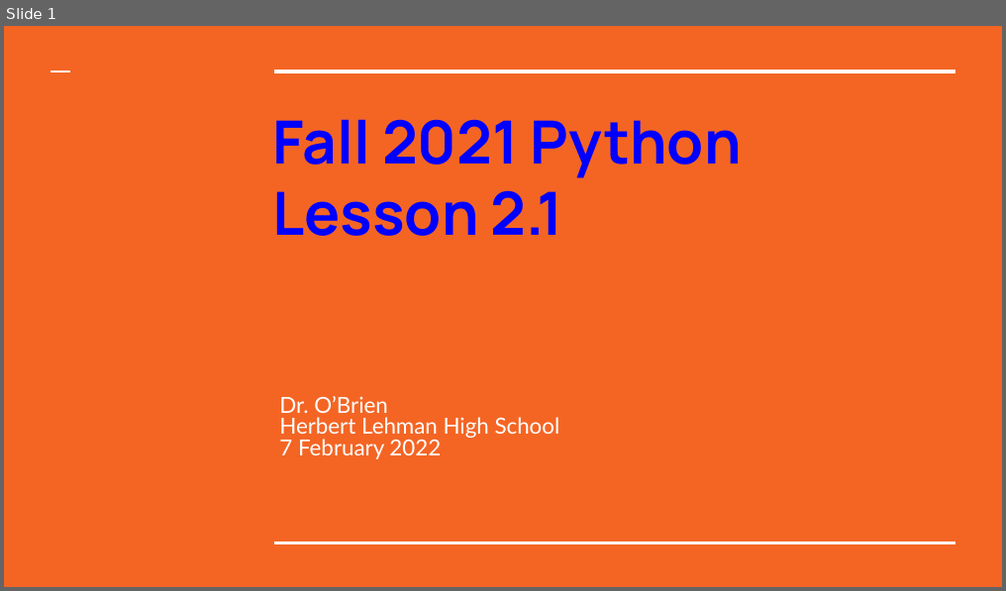
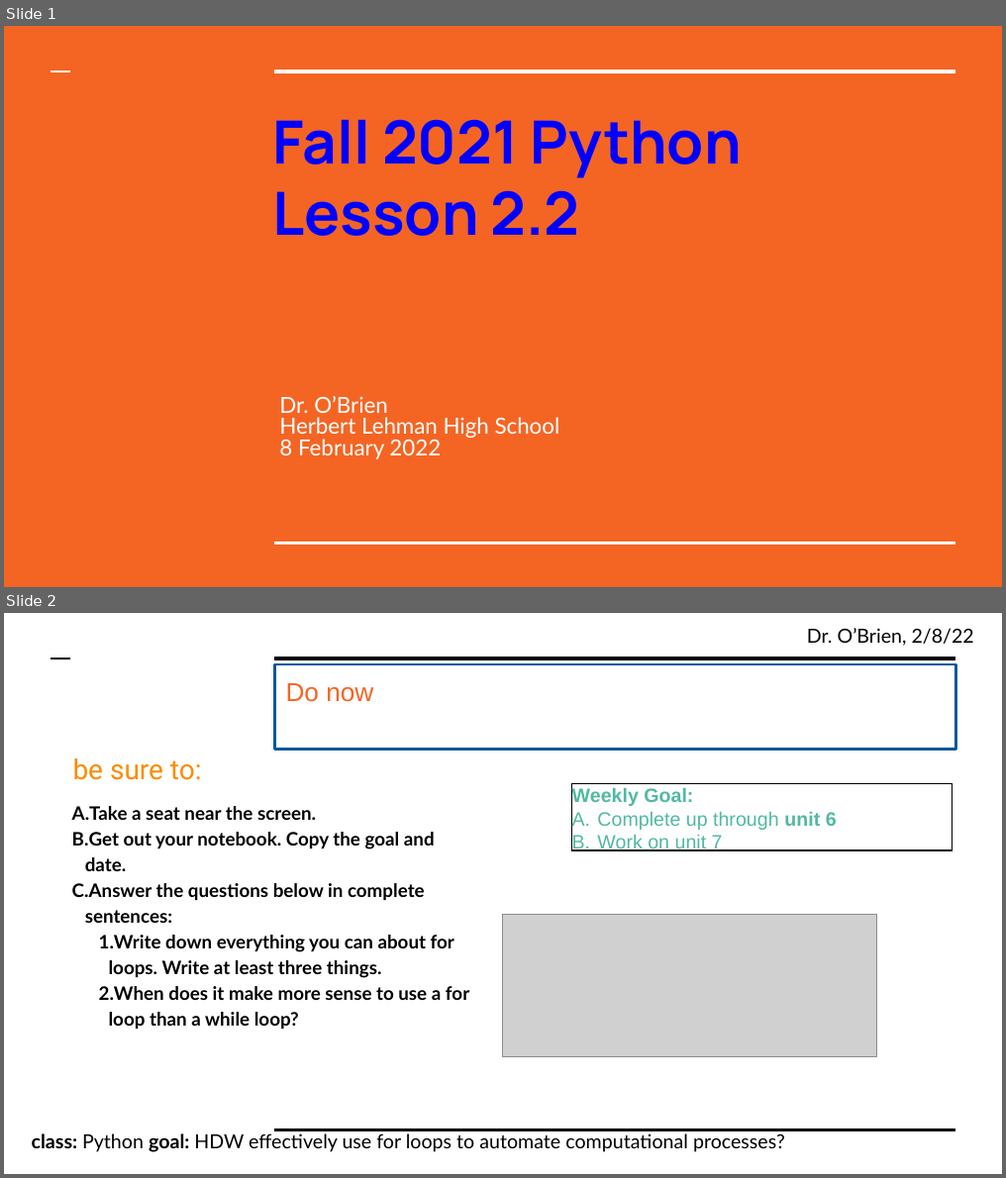
Before and after one commit to cobrien87/work, a slide deck: print/python2_1_3.pptx. Shown one above the other, each under a label of ours: slide 1 before the commit, slides 1 and 2 after it. The pictures are 1006x591 and 1006x1178 pixels, drawn with LibreOffice and Linux fonts; fonts in the diff are those of the drawing; grey boxes stand for pictures; background and template pictures are left out. Boxes give left, top, right and bottom in pixels: in the first picture for what was removed or moved away, otherwise in the second. Text is boxed around its words. In the diff, an @@ line names an element or a change of style, - is before the commit and + after.

Commit message:
pptx lesson plans morning

```diff
--- a/print/python2_1_3.pptx
+++ b/print/python2_1_3.pptx
@@ slide 2 added at box(4, 613, 1002, 1174), background #FFFFFF @@
@@ text added at box(807, 628, 974, 646), 14 pt, text #000000 @@
+Dr. O’Brien, 2/8/22
@@ line added from (51, 658) to (71, 658), #000000 1.5 pt @@
@@ line added from (274, 658) to (956, 658), #000000 3 pt @@
@@ rectangle added at box(274, 664, 956, 750), fill #FFFFFF, outline #01579B 2 pt @@
@@ text added at box(286, 683, 373, 702), 18.7 pt, text #F46524 @@
+Do now
@@ text added at box(73, 759, 202, 780), 20 pt, text #FB8C00 @@
+be sure to:
@@ rectangle added at box(572, 783, 952, 851), outline #000000 1 pt, 14 pt, text #51B9A3 @@
+Weekly Goal:
+A. Complete up through unit 6
+B. Work on unit 7
@@ text added at box(72, 806, 469, 1029), 13.4 pt, text #000000, bold @@
+A. Take a seat near the screen.
+B. Get out your notebook. Copy the goal and date.
+C. Answer the questions below in complete sentences:
+  1. Write down everything you can about for loops. Write at least three things.
+  2. When does it make more sense to use a for loop than a while loop?
@@ picture added at box(503, 914, 877, 1058) @@
@@ text added at box(32, 1134, 785, 1153), 14 pt, text #000000 @@
+class: Python goal: HDW effectively use for loops to automate computational processes?
@@ line added from (274, 1130) to (956, 1130), #000000 1.5 pt @@
@@ slide 1 changed as well @@
@@ title at box(273, 190, 580, 236): text changed @@
-Lesson 2.1
+Lesson 2.2
@@ subtitle at box(279, 439, 441, 460): text changed @@
-7 February 2022
+8 February 2022
```
Also in this commit, not shown: 3 other slides changed, 1 slide removed, 16 other files.
